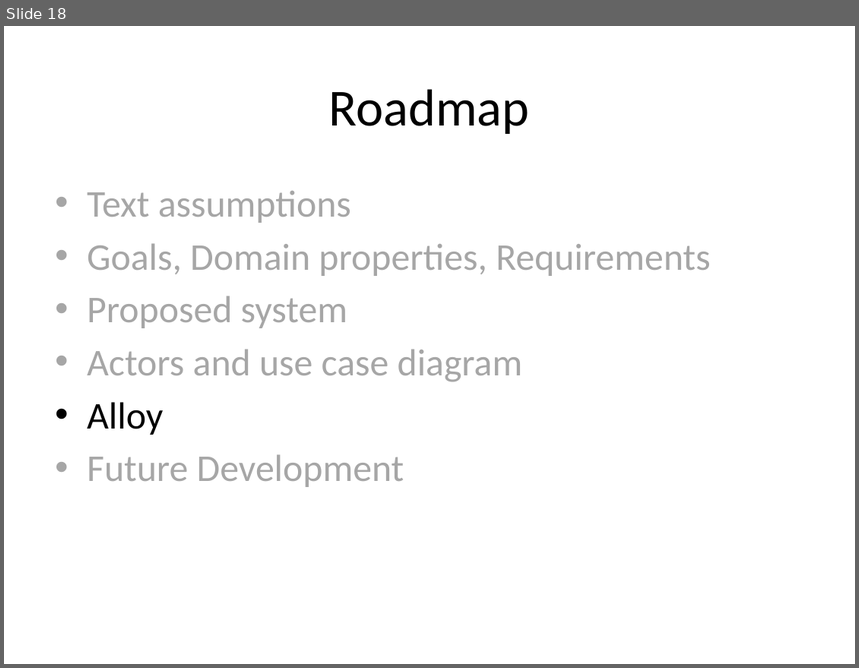
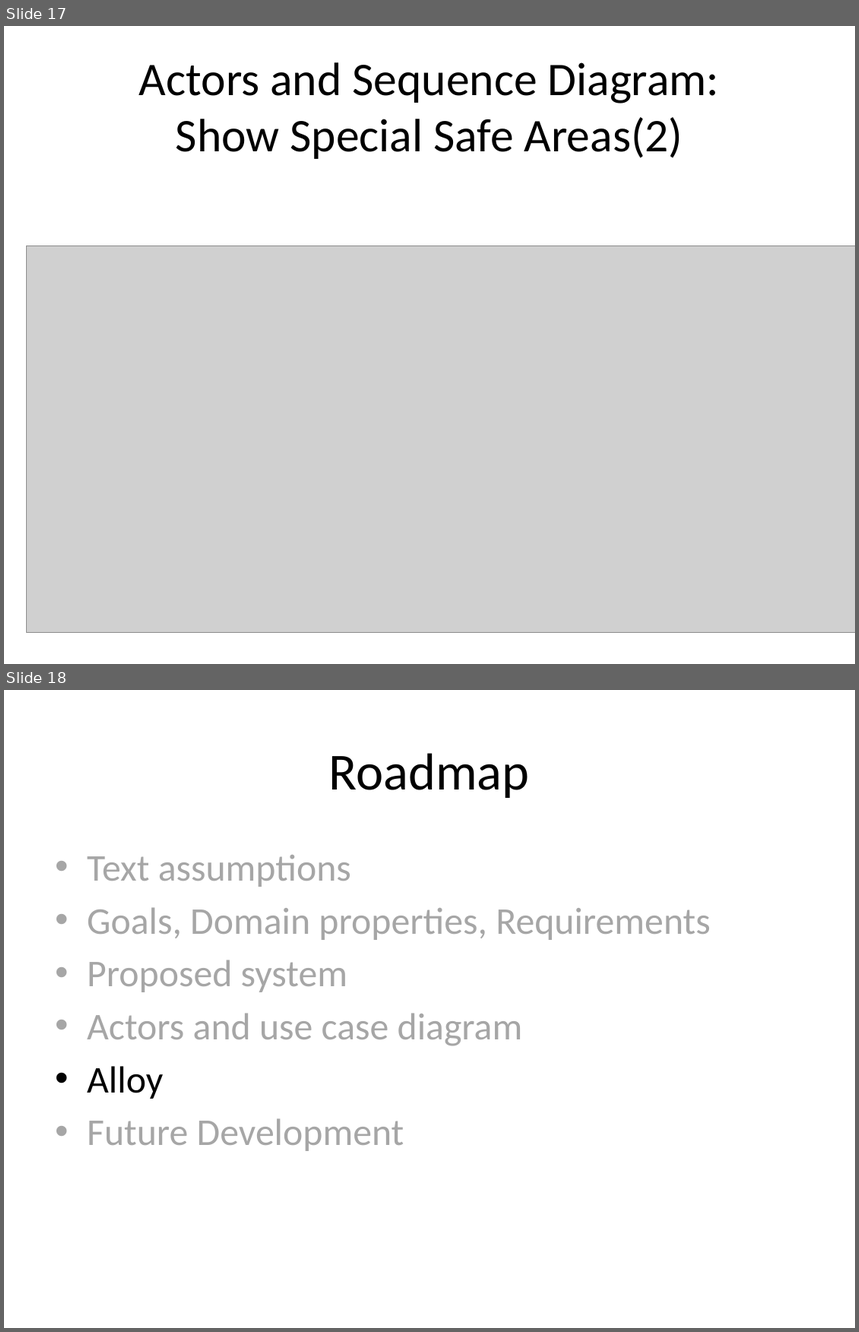
Before and after one commit to cattaneo-riccardo/PowerEnjoy, a slide deck: RASD/presentation/RASD_presentation.pptx. Shown one above the other, each under a label of ours: slide 18 before the commit, slides 17 and 18 after it. The pictures are 859x668 and 859x1332 pixels, drawn with LibreOffice and Linux fonts; fonts in the diff are those of the drawing; grey boxes stand for pictures. Boxes give left, top, right and bottom in pixels: in the first picture for what was removed or moved away, otherwise in the second. Text is boxed around its words. In the diff, an @@ line names an element or a change of style, - is before the commit and + after.

```diff
--- a/RASD/presentation/RASD_presentation.pptx
+++ b/RASD/presentation/RASD_presentation.pptx
@@ slide 17 added at <box>4,26,855,664</box>, background #FFFFFF @@
@@ title added at <box>139,62,720,159</box>, 39.6 pt, text #000000 @@
+Actors and Sequence Diagram:
+Show Special Safe Areas(2)
@@ picture added at <box>26,246,855,633</box> @@
```
Also in this commit, not shown: 5 slides changed, 1 other slide added, 2 slides removed, 11 other files.
